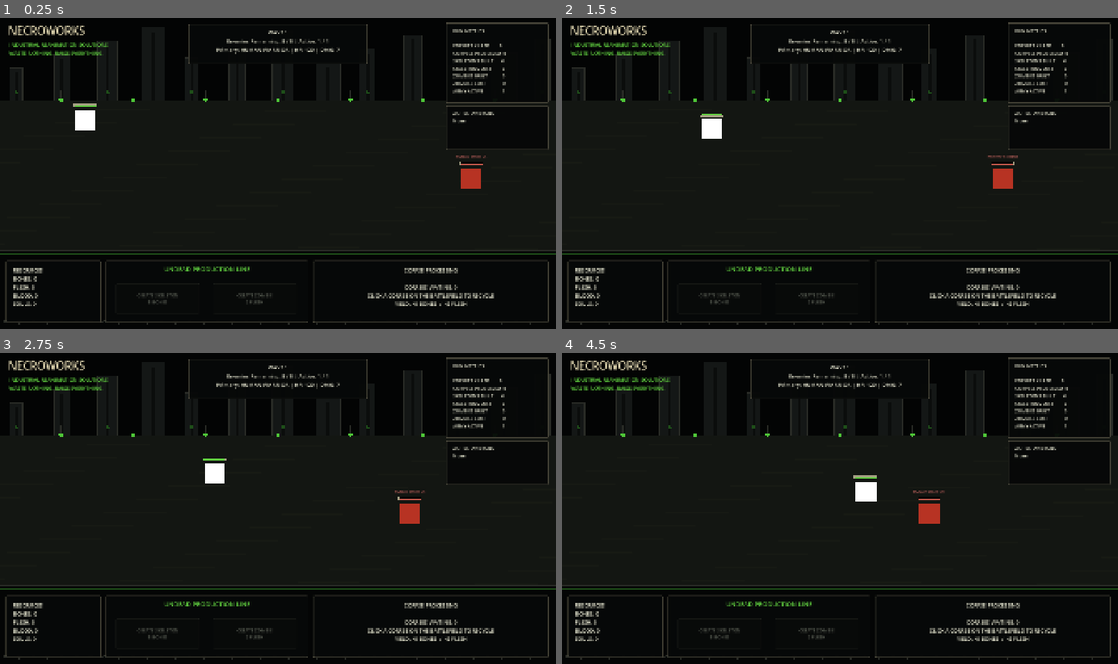
Above: before the commit, frames 1-4 (two rows, left to right).
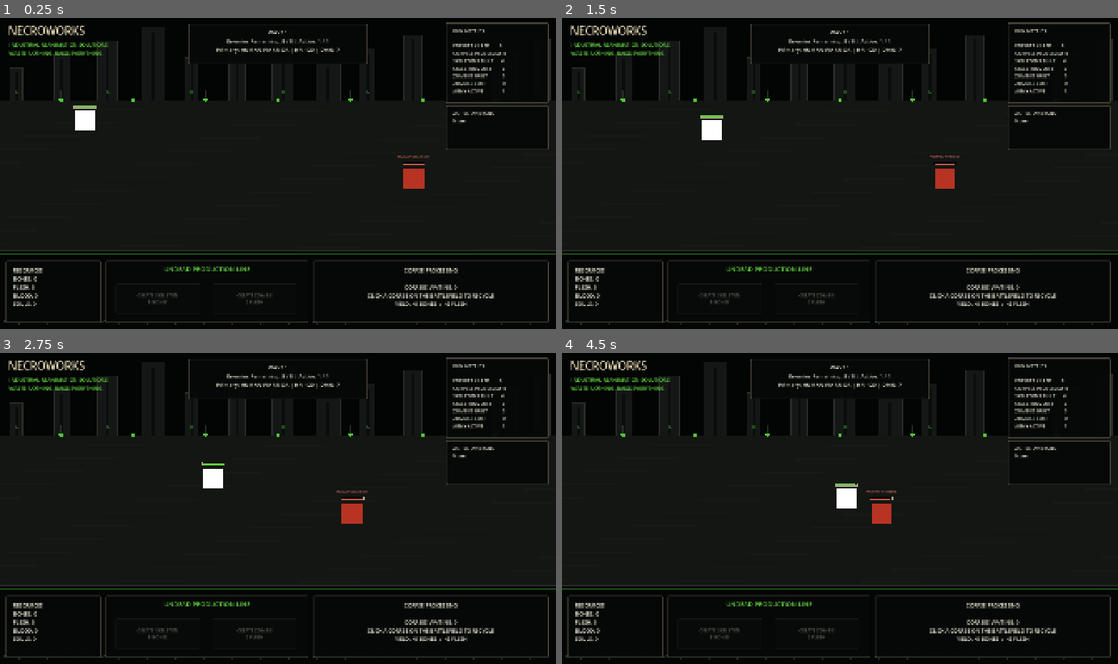
Above: after the commit, the same moments.

Repository: luizfelippe-dev/NecroWorks
Game: Godot game, scene res://main.tscn
Two runs of this game, one before a commit and one after it. Both use one fixed random seed, a clock stepped at 60 frames per second and the inputs below.
Inputs:
- Up to frame 1 (0.25 s): no input
- Up to frame 2 (1.5 s): tap A at 0.5, 1.25 s
- Up to frame 3 (2.75 s): tap A at 2 s
- Up to frame 4 (4.5 s): tap A at 2.75, 3.5, 4.25 s

The runs differ from the first frame. In frame 1, 0.7% of the frame differs, in the area x 13-88%, y 27-55%; in frame 2, 0.7%; in frame 3, 0.8%; in frame 4, 1.1%, in the area x 49-69%, y 39-55%.

Commit message:
fix: protect combat HUD and rebuild run summary
Keep enemies, identity labels, and health bars outside the right-side HUD rail. Split final run statistics and build details into independent columns so dynamic synergy text cannot overlap the restart action. Synchronize the project main-scene UID, revalidate F5/F6, and update all project documentation.

Diff:
--- a/main.gd
+++ b/main.gd
@@ -389,8 +389,9 @@
 var enemy_lane_offsets: Dictionary = {}
 var enemy_types: Dictionary = {}
 
+const RIGHT_HUD_COMBAT_SAFE_X: float = 1450.0
 const ENEMY_SPAWN_POSITION: Vector2 = Vector2(
-	1650.0,
+	RIGHT_HUD_COMBAT_SAFE_X,
 	555.0
 )
 
@@ -399,7 +400,7 @@
 # outros infinitamente para fora da tela.
 const ENEMY_LANE_Y: float = 555.0
 const ENEMY_MIN_X: float = 650.0
-const ENEMY_MAX_X: float = 1650.0
+const ENEMY_MAX_X: float = RIGHT_HUD_COMBAT_SAFE_X
 
 const SKELETON_COMBAT_MIN_X: float = 80.0
 const SKELETON_COMBAT_MAX_X: float = 1500.0
@@ -504,6 +505,7 @@
 var run_end_panel: ColorRect = null
 var run_end_title_label: Label = null
 var run_end_summary_label: Label = null
+var run_end_build_label: Label = null
 var restart_run_button: Button = null
 
 
@@ -4614,7 +4616,7 @@
 		0.015,
 		0.015,
 		0.015,
-		0.96
+		0.985
 	)
 
 	run_end_panel.z_index = 1000
@@ -4634,13 +4636,13 @@
 	run_end_title_label.name = "RunEndTitle"
 
 	run_end_title_label.position = Vector2(
-		510.0,
-		135.0
+		410.0,
+		70.0
 	)
 
 	run_end_title_label.size = Vector2(
-		900.0,
-		120.0
+		1100.0,
+		100.0
 	)
 
 	run_end_title_label.horizontal_alignment = (
@@ -4650,6 +4652,14 @@
 	run_end_title_label.text = (
 		"RUN COMPLETE"
 	)
+	run_end_title_label.add_theme_font_size_override(
+		"font_size",
+		30
+	)
+	run_end_title_label.add_theme_color_override(
+		"font_color",
+		UI_BONE
+	)
 
 
 	run_end_panel.add_child(
@@ -4662,22 +4672,30 @@
 	run_end_summary_label.name = "RunEndSummary"
 
 	run_end_summary_label.position = Vector2(
-		560.0,
-		285.0
+		330.0,
+		205.0
 	)
 
 	run_end_summary_label.size = Vector2(
-		800.0,
-		500.0
+		650.0,
+		560.0
 	)
 
 	run_end_summary_label.horizontal_alignment = (
-		HORIZONTAL_ALIGNMENT_CENTER
+		HORIZONTAL_ALIGNMENT_LEFT
 	)
 
 	run_end_summary_label.vertical_alignment = (
 		VERTICAL_ALIGNMENT_TOP
 	)
+	run_end_summary_label.add_theme_font_size_override(
+		"font_size",
+		17
+	)
+	run_end_summary_label.add_theme_color_override(
+		"font_color",
+		UI_TEXT
+	)
 
 
 	run_end_panel.add_child(
@@ -4685,13 +4703,34 @@
 	)
 
 
+	run_end_build_label = Label.new()
+	run_end_build_label.name = "RunEndBuildSummary"
+	run_end_build_label.position = Vector2(1030.0, 205.0)
+	run_end_build_label.size = Vector2(560.0, 560.0)
+	run_end_build_label.horizontal_alignment = (
+		HORIZONTAL_ALIGNMENT_LEFT
+	)
+	run_end_build_label.vertical_alignment = (
+		VERTICAL_ALIGNMENT_TOP
+	)
+	run_end_build_label.add_theme_font_size_override(
+		"font_size",
+		17
+	)
+	run_end_build_label.add_theme_color_override(
+		"font_color",
+		UI_TEXT
+	)
+	run_end_panel.add_child(run_end_build_label)
+
+
 	restart_run_button = Button.new()
 
 	restart_run_button.name = "RestartRunButton"
 
 	restart_run_button.position = Vector2(
 		760.0,
-		825.0
+		850.0
 	)
 
 	restart_run_button.size = Vector2(
@@ -4777,6 +4816,10 @@
 		return
 
 
+	if run_end_build_label == null:
+		return
+
+
 	if run_won:
 
 		run_end_title_label.text = (
@@ -4793,8 +4836,9 @@
 
 
 	run_end_summary_label.text = (
-		"NECROWORKS — RUN SUMMARY"
-		+ "\n\nWave Reached: "
+		"RUN STATISTICS"
+		+ "\n\nPROGRESS"
+		+ "\nWave Reached: "
 		+ str(current_wave)
 		+ "\nEnemies Killed: "
 		+ str(total_enemies_killed)
@@ -4802,6 +4846,7 @@
 		+ str(total_corpses_processed)
 		+ "\nCorpses Remaining: "
 		+ str(corpses.size())
+		+ "\n\nUNDEAD PRODUCTION"
 		+ "\nSkeletons Built: "
 		+ str(total_skeletons_created)
 		+ "\nSkeletons Lost: "
@@ -4812,6 +4857,7 @@
 		+ str(total_zombies_created)
 		+ "\nZombies Lost: "
 		+ str(total_zombies_lost)
+		+ "\n\nECONOMY"
 		+ "\nBones Earned: "
 		+ str(total_bones_earned)
 		+ "\nFlesh Earned: "
@@ -4824,16 +4870,22 @@
 		+ str(blood)
 		+ "\nSouls Remaining: "
 		+ str(souls)
-		+ "\nArmy Remaining: "
+	)
+
+
+	run_end_build_label.text = (
+		"BUILD SUMMARY"
+		+ "\n\nArmy Remaining: "
 		+ str(get_total_undead_count())
 		+ "\nUpgrades Selected: "
 		+ str(total_upgrades_selected)
 		+ "\nSynergies Unlocked: "
 		+ str(active_synergies.size())
 		+ "\n\n"
+		+ get_run_synergy_summary()
+		+ "\n\nOPERATION STATUS"
+		+ "\n"
 		+ get_run_result_message()
-		+ "\n\n"
-		+ get_run_synergy_summary()
 	)
 
 
--- a/project.godot
+++ b/project.godot
@@ -11,7 +11,7 @@
 [application]
 
 config/name="NecroWorks"
-run/main_scene="uid://ng0pqvq66nye"
+run/main_scene="uid://bvj1p07akuqgr"
 config/features=PackedStringArray("4.7", "Forward Plus")
 config/icon="res://icon.svg"
 
Not shown: 1 places in main.tscn that only renumber resources
Not shown, changed: CHANGELOG.md
Not shown, changed: README.md
Not shown, changed: docs/AI_HANDOFF.md
Not shown, changed: docs/ARCHITECTURE.md
Not shown, changed: docs/CODE_AUDIT.md
Not shown, changed: docs/COMMERCIAL_PLAN.md
Not shown, changed: docs/DECISIONS.md
Not shown, changed: docs/DEVLOG.md
Not shown, changed: docs/GAME_DESIGN.md
Not shown, changed: docs/ROADMAP.md
